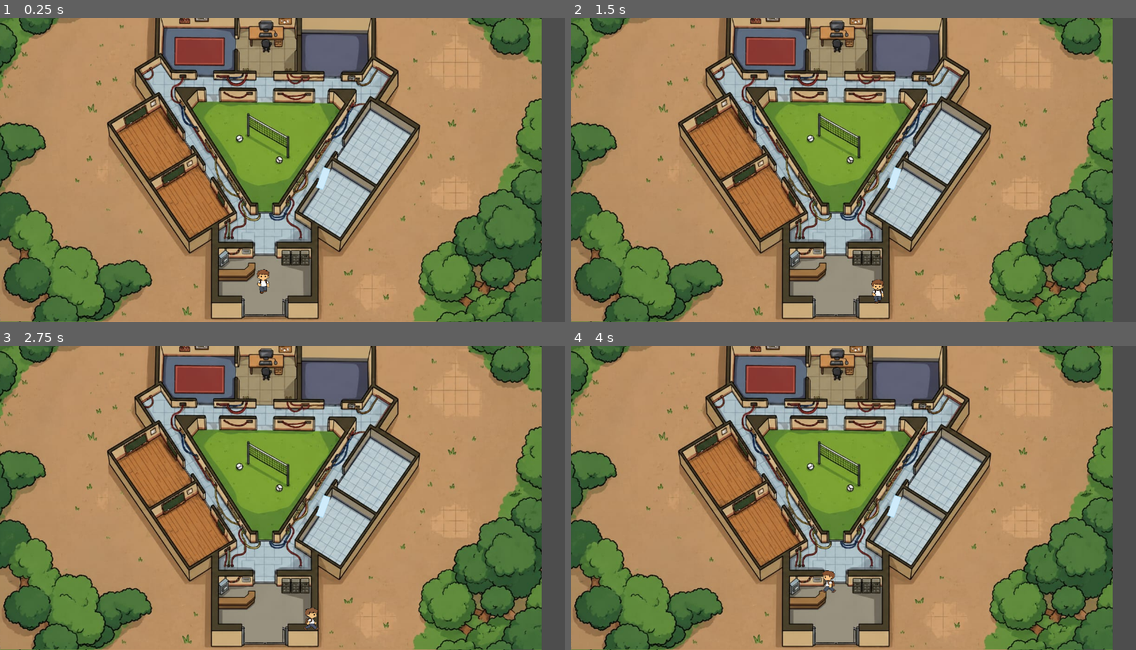
Above: before the commit, frames 1-4 (two rows, left to right).
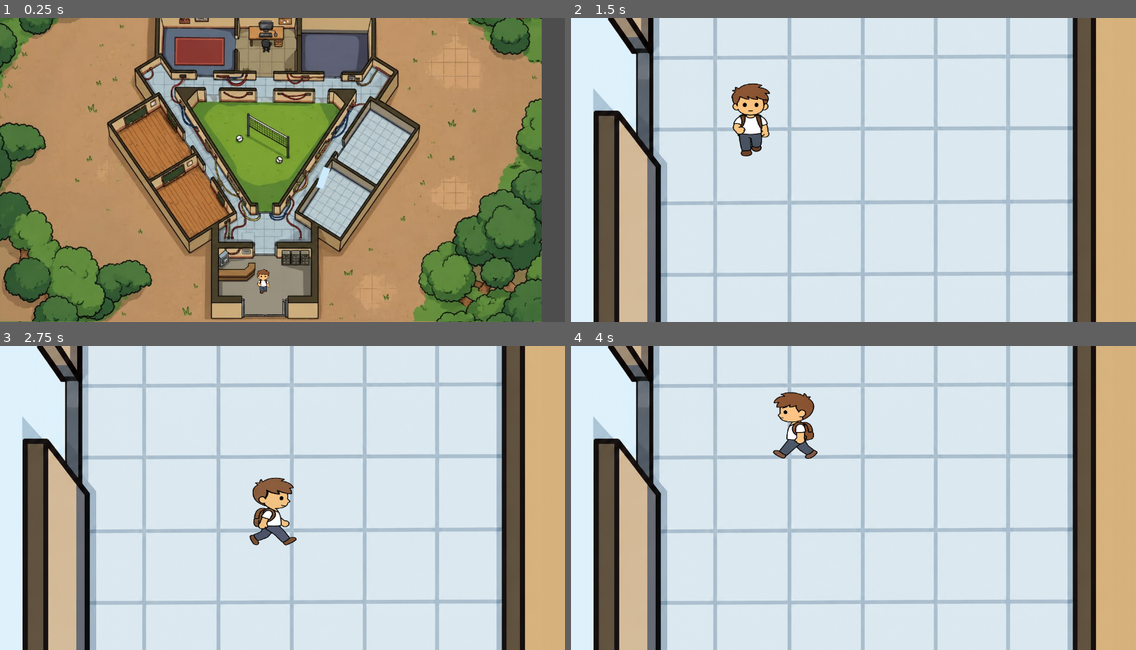
Above: after the commit, the same moments.

Repository: deshmukhaashlesha8-cmd/campus-lockdown
Game: Godot game, scene res://scenes/maps/groundmap.tscn
Same seed, same stepped clock (60 frames per second), same inputs: the game is played once before the commit and once after it.
Inputs:
- Up to frame 1 (0.25 s): no input
- Up to frame 2 (1.5 s): tap Enter at 0.5 s; hold Right (ui_right) 0.53-1.28 s; tap E (interact) at 0.6, 1.35 s; hold Down (ui_down) from 1.28 s (still down)
- Up to frame 3 (2.75 s): release Down (ui_down) at 2.03 s; hold Right (ui_right) from 2.03 s (still down); tap E (interact) at 2.1 s
- Up to frame 4 (4 s): release Right (ui_right) at 2.78 s; hold Up (ui_up) 2.78-3.53 s; tap E (interact) at 2.85, 3.6 s; hold Left (ui_left) from 3.53 s (still down)

The runs differ from the first frame. In frame 1, less than 0.1% of the frame differs, in the area x 55-59%, y 48-57%; in frame 2, 99%; in frame 3, 99%, in the area x 0-100%, y 0-100%; in frame 4, 99%.

Commit message:
tried transition

Diff:
--- /dev/null
+++ b/canvas_layer.gd
@@ -0,0 +1,11 @@
+extends CanvasLayer
+
+@onready var color_rect = $ColorRect
+
+func fade_out():
+	var tween = create_tween()
+	tween.tween_property(color_rect, "modulate:a", 1.0, 0.5)
+
+func fade_in():
+	var tween = create_tween()
+	tween.tween_property(color_rect, "modulate:a", 0.0, 0.5)
--- a/project.godot
+++ b/project.godot
@@ -22,6 +22,16 @@
 window/stretch/mode="viewport"
 window/stretch/aspect="keep_height"
 window/stretch/scale_mode="integer"
+
+[editor]
+
+version_control/autoload_on_startup=true
+
+[global]
+
+autoload=true
+autoload.custom=true
+transition=true
 
 [input]
 
--- a/scenes/maps/GroundFloor.tscn
+++ /dev/null
@@ -1,9 +0,0 @@
-[gd_scene format=3 uid="uid://dky2ia0vgknjx"]
-
-[ext_resource type="PackedScene" uid="uid://bg4uko6rw84c7" path="res://scenes/player/player.tscn" id="1_cf3lu"]
-
-[node name="groundfloor" type="Node2D" unique_id=2100686014]
-
-[node name="TileMapLayer" type="TileMapLayer" parent="." unique_id=1476182261]
-
-[node name="Player" parent="." unique_id=1944824460 instance=ExtResource("1_cf3lu")]
--- /dev/null
+++ b/scenes/maps/Trransition.tscn
@@ -0,0 +1,10 @@
+[gd_scene format=3 uid="uid://djeallsnwp0wd"]
+
+[ext_resource type="Script" uid="uid://bed6quqp854jb" path="res://canvas_layer.gd" id="1_4rer5"]
+
+[node name="CanvasLayer" type="CanvasLayer" unique_id=602082371]
+script = ExtResource("1_4rer5")
+
+[node name="ColorRect" type="ColorRect" parent="." unique_id=1066686132]
+offset_right = 40.0
+offset_bottom = 40.0
--- /dev/null
+++ b/scenes/maps/canvas_layer.tscn
@@ -0,0 +1,67 @@
+[gd_scene format=3 uid="uid://dy2etk0txayqv"]
+
+[ext_resource type="Script" uid="uid://bed6quqp854jb" path="res://canvas_layer.gd" id="1_65g2w"]
+
+[sub_resource type="Animation" id="Animation_65g2w"]
+length = 0.001
+tracks/0/type = "value"
+tracks/0/imported = false
+tracks/0/enabled = true
+tracks/0/path = NodePath("ColorRect:color")
+tracks/0/interp = 1
+tracks/0/loop_wrap = true
+tracks/0/keys = {
+"times": PackedFloat32Array(0),
+"transitions": PackedFloat32Array(1),
+"update": 0,
+"values": [Color(0.039215688, 0.039215688, 0.039215688, 0.13333334)]
+}
+
+[sub_resource type="Animation" id="Animation_5wss2"]
+resource_name = "fade in"
+tracks/0/type = "value"
+tracks/0/imported = false
+tracks/0/enabled = true
+tracks/0/path = NodePath("ColorRect:color")
+tracks/0/interp = 1
+tracks/0/loop_wrap = true
+tracks/0/keys = {
+"times": PackedFloat32Array(0.01, 0.43333334),
+"transitions": PackedFloat32Array(1, 1),
+"update": 0,
+"values": [Color(0.039215688, 0.039215688, 0.039215688, 0.50980395), Color(0.039215688, 0.039215688, 0.039215688, 0.16862746)]
+}
+
+[sub_resource type="Animation" id="Animation_hjoii"]
+resource_name = "fadeOut"
+length = 0.4
+tracks/0/type = "value"
+tracks/0/imported = false
+tracks/0/enabled = true
+tracks/0/path = NodePath("ColorRect:color")
+tracks/0/interp = 1
+tracks/0/loop_wrap = true
+tracks/0/keys = {
+"times": PackedFloat32Array(0, 0.36666667),
+"transitions": PackedFloat32Array(1, 1),
+"update": 0,
+"values": [Color(0.039215688, 0.039215688, 0.039215688, 0.03529412), Color(0.039215688, 0.039215688, 0.039215688, 0.5411765)]
+}
+
+[sub_resource type="AnimationLibrary" id="AnimationLibrary_5wss2"]
+_data = {
+&"RESET": SubResource("Animation_65g2w"),
+&"fade in": SubResource("Animation_5wss2"),
+&"fadeOut": SubResource("Animation_hjoii")
+}
+
+[node name="CanvasLayer" type="CanvasLayer" unique_id=1474402991]
+script = ExtResource("1_65g2w")
+
+[node name="ColorRect" type="ColorRect" parent="." unique_id=119951744]
+offset_right = 1214.0
+offset_bottom = 671.0
+color = Color(0.039215688, 0.039215688, 0.039215688, 0.13333334)
+
+[node name="AnimationPlayer" type="AnimationPlayer" parent="." unique_id=450863485]
+libraries/ = SubResource("AnimationLibrary_5wss2")
--- a/scenes/maps/complab_1.tscn
+++ b/scenes/maps/complab_1.tscn
@@ -9578,6 +9578,6 @@
 
 [node name="player" parent="." unique_id=501279140 instance=ExtResource("1_803r6")]
 z_index = 1
-position = Vector2(545, 257)
-scale = Vector2(1.5, 1.5)
+position = Vector2(143.00006, 84.00003)
+scale = Vector2(3, 3)
 up_direction = Vector2(0.91003895, 0.41452274)
--- a/scenes/maps/door.gd
+++ b/scenes/maps/door.gd
@@ -1,18 +1,24 @@
 extends Area2D
 
-@export var next_scene: String = "res://scenes/computerlab1.tscn"
+@export var next_scene: String = "res://scenes/maps/complab_1.tscn"
 
 var player_near = false
 
+func _ready():
+	print("script start")
+
 func _on_body_entered(body):
-	if body.is_in_group("player"):
-		player_near = true
+	print("Body entered:", body.name)
+	player_near = true
 
 func _on_body_exited(body):
-	if body.is_in_group("player"):
-		player_near = false
+	print("Body exited:", body.name)
+	player_near = false
 
 func _process(_delta):
+	if Input.is_action_just_pressed("interact"):
+		print("E pressed")
+
 	if player_near and Input.is_action_just_pressed("interact"):
-		print("E pressed")
-		get_tree().change_scene_to_file(next_scene)
+			print("Changing scene...")
+			get_tree().change_scene_to_file(next_scene)
--- a/scenes/maps/door.tscn
+++ b/scenes/maps/door.tscn
@@ -1,38 +1,36 @@
 [gd_scene format=3 uid="uid://dkyj88wi02bvu"]
 
 [ext_resource type="Script" uid="uid://dciha7n0hc66c" path="res://scenes/maps/door.gd" id="1_nggn5"]
-[ext_resource type="Texture2D" uid="uid://cnfracmwiqft" path="res://assets/environments/Restroom 32x32/Mirror.png" id="2_ihcpw"]
+[ext_resource type="Texture2D" uid="uid://cnfracmwiqft" path="res://New folder/assets/environments/Restroom 32x32/Mirror.png" id="2_ihcpw"]
 
-[sub_resource type="ViewportTexture" id="ViewportTexture_nggn5"]
-
-[sub_resource type="RectangleShape2D" id="RectangleShape2D_euojc"]
-size = Vector2(25.286217, 50.023544)
+[sub_resource type="RectangleShape2D" id="RectangleShape2D_c8ww8"]
+size = Vector2(41, 50)
 
 [node name="door" type="Area2D" unique_id=1109102295]
 position = Vector2(311, 174)
 script = ExtResource("1_nggn5")
 metadata/_edit_horizontal_guides_ = [322.0]
 
-[node name="Sprite2D" type="Sprite2D" parent="." unique_id=2006504552]
-position = Vector2(320.98993, 0)
-scale = Vector2(-319.98993, 326.06598)
-texture = SubResource("ViewportTexture_nggn5")
+[node name="StaticBody2D" type="StaticBody2D" parent="." unique_id=319497778]
 
-[node name="CollisionShape2D" type="CollisionShape2D" parent="." unique_id=83019852]
-position = Vector2(-1, 1)
-rotation = 0.35255653
-shape = SubResource("RectangleShape2D_euojc")
-
-[node name="Mirror" type="Sprite2D" parent="." unique_id=639022357]
-position = Vector2(-1.4065833, 1.7767801)
-rotation = 0.28274333
-scale = Vector2(0.61075133, 1.4694926)
-texture = ExtResource("2_ihcpw")
-
-[node name="CollisionPolygon2D" type="CollisionPolygon2D" parent="." unique_id=898658442]
+[node name="CollisionPolygon2D" type="CollisionPolygon2D" parent="StaticBody2D" unique_id=898658442]
+light_mask = 7
+visibility_layer = 7
+z_index = 1
 position = Vector2(-2190.0002, -241)
 scale = Vector2(2.299981, 0.6101203)
 polygon = PackedVector2Array(950.87756, 355.66754, 945.22534, 432.70154, 952.1819, 439.25763, 957.8341, 365.5017)
 
+[node name="Mirror" type="Sprite2D" parent="StaticBody2D" unique_id=639022357]
+position = Vector2(-1.4064941, 1.7767792)
+rotation = 0.2827433
+scale = Vector2(0.61075133, 1.4694927)
+texture = ExtResource("2_ihcpw")
+
+[node name="CollisionShape2D" type="CollisionShape2D" parent="." unique_id=442388884]
+z_index = -1
+position = Vector2(1.5, 2)
+shape = SubResource("RectangleShape2D_c8ww8")
+
 [connection signal="body_entered" from="." to="." method="_on_body_entered"]
 [connection signal="body_exited" from="." to="." method="_on_body_exited"]
--- a/scenes/maps/groundmap.tscn
+++ b/scenes/maps/groundmap.tscn
@@ -3541,10 +3541,9 @@
 tile_map_data = PackedByteArray("AAD+//7/AAAAAAAAAAD+////AAAAAAEAAAD+/wAAAAAAAAIAAAD+/wEAAAAAAAMAAAD+/wIAAAAAAAQAAAD+/w …(54592 unchanged characters)…
 tile_set = SubResource("TileSet_c8ww8")
 
-[node name="door" parent="gameTilemap/mainMap" unique_id=1109102295 instance=ExtResource("3_uldgt")]
-position = Vector2(714, 361)
-rotation = 0.06981316
-collision_layer = 3
+[node name="door" parent="gameTilemap" unique_id=1109102295 instance=ExtResource("3_uldgt")]
+position = Vector2(699.00006, 344)
+rotation = 0.069813155
 collision_mask = 3
 
 [node name="player" parent="gameTilemap" unique_id=501279140 instance=ExtResource("1_omtfk")]
--- /dev/null
+++ b/scenes/maps/transition.tscn
@@ -0,0 +1,67 @@
+[gd_scene format=3 uid="uid://dljsdsf36yc0d"]
+
+[ext_resource type="Script" uid="uid://bed6quqp854jb" path="res://canvas_layer.gd" id="1_dwofd"]
+
+[sub_resource type="Animation" id="Animation_65g2w"]
+length = 0.001
+tracks/0/type = "value"
+tracks/0/imported = false
+tracks/0/enabled = true
+tracks/0/path = NodePath("ColorRect:color")
+tracks/0/interp = 1
+tracks/0/loop_wrap = true
+tracks/0/keys = {
+"times": PackedFloat32Array(0),
+"transitions": PackedFloat32Array(1),
+"update": 0,
+"values": [Color(0.039215688, 0.039215688, 0.039215688, 0.13333334)]
+}
+
+[sub_resource type="Animation" id="Animation_5wss2"]
+resource_name = "fade in"
+tracks/0/type = "value"
+tracks/0/imported = false
+tracks/0/enabled = true
+tracks/0/path = NodePath("ColorRect:color")
+tracks/0/interp = 1
+tracks/0/loop_wrap = true
+tracks/0/keys = {
+"times": PackedFloat32Array(0.01, 0.43333334),
+"transitions": PackedFloat32Array(1, 1),
+"update": 0,
+"values": [Color(0.039215688, 0.039215688, 0.039215688, 0.50980395), Color(0.039215688, 0.039215688, 0.039215688, 0.16862746)]
+}
+
+[sub_resource type="Animation" id="Animation_hjoii"]
+resource_name = "fadeOut"
+length = 0.4
+tracks/0/type = "value"
+tracks/0/imported = false
+tracks/0/enabled = true
+tracks/0/path = NodePath("ColorRect:color")
+tracks/0/interp = 1
+tracks/0/loop_wrap = true
+tracks/0/keys = {
+"times": PackedFloat32Array(0, 0.36666667),
+"transitions": PackedFloat32Array(1, 1),
+"update": 0,
+"values": [Color(0.039215688, 0.039215688, 0.039215688, 0.03529412), Color(0.039215688, 0.039215688, 0.039215688, 0.5411765)]
+}
+
+[sub_resource type="AnimationLibrary" id="AnimationLibrary_5wss2"]
+_data = {
+&"RESET": SubResource("Animation_65g2w"),
+&"fade in": SubResource("Animation_5wss2"),
+&"fadeOut": SubResource("Animation_hjoii")
+}
+
+[node name="CanvasLayer" type="CanvasLayer" unique_id=1474402991]
+script = ExtResource("1_dwofd")
+
+[node name="ColorRect" type="ColorRect" parent="." unique_id=119951744]
+offset_right = 1214.0
+offset_bottom = 671.0
+color = Color(0.039215688, 0.039215688, 0.039215688, 0.13333334)
+
+[node name="AnimationPlayer" type="AnimationPlayer" parent="." unique_id=450863485]
+libraries/ = SubResource("AnimationLibrary_5wss2")
Not shown, added: canvas_layer.gd.uid
